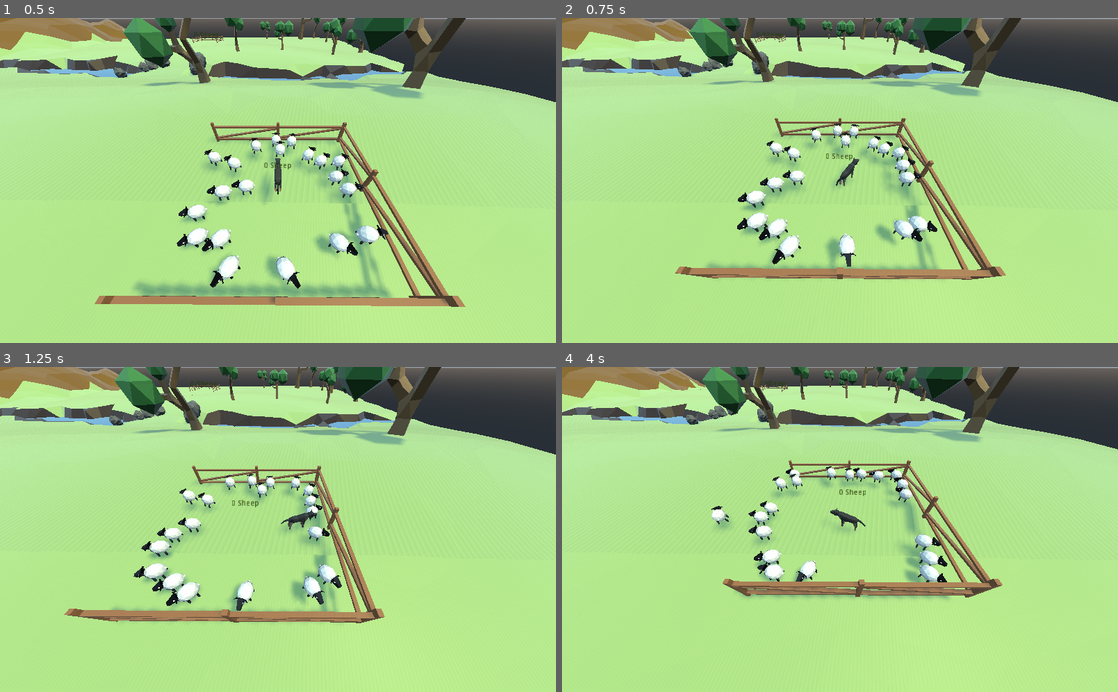
Above: before the commit, frames 1-4 (two rows, left to right).
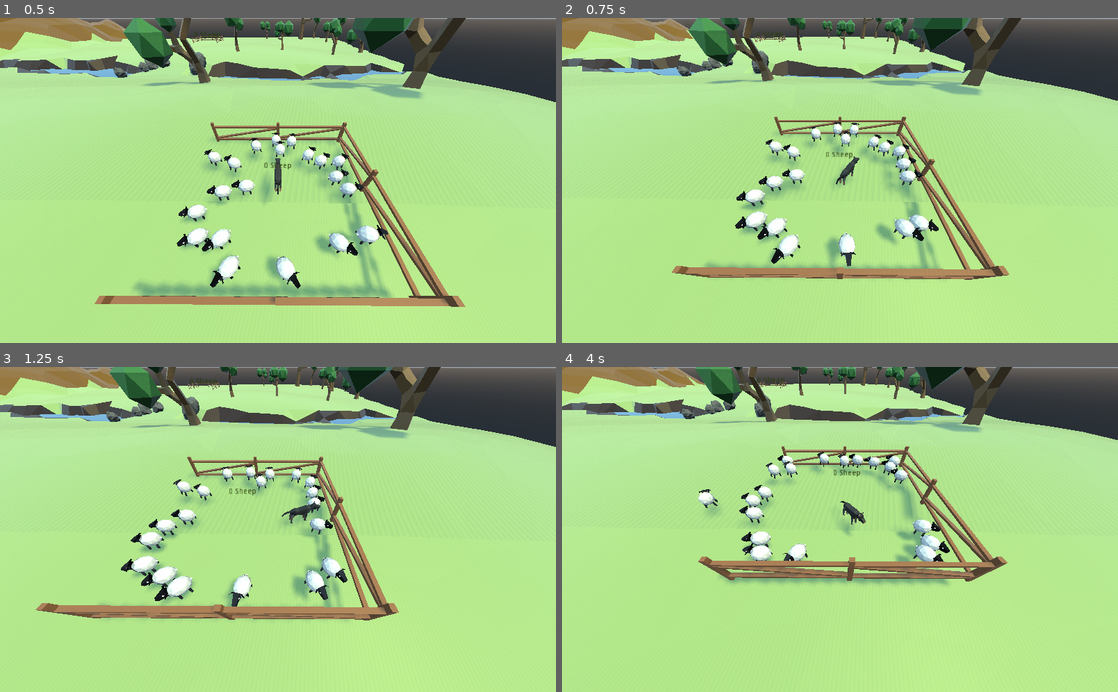
Above: after the commit, the same moments.

Repository: panic-fennecs/ideal-garbanzo
Game: Godot game, scene res://Main.tscn
The game is run twice, just before and just after one commit, with the same random seed, the same clock (stepped at 60 frames per second) and the same inputs. Sound files missing from this copy of the repository are replaced by a short silence.
Inputs (mouse positions are in pixels of both pictures, inside the frame that each line leads up to):
- Up to frame 1 (0.5 s): no input
- Up to frame 2 (0.75 s): tap Enter at 0.5 s; move the mouse to (962, 164) at 0.52 s; click (962, 164) at 0.67 s
- Up to frame 3 (1.25 s): no input
- Up to frame 4 (4 s): drag from (728, 545) to (812, 594) at 1.27 s; move the mouse to (895, 458) at 2.02 s; click (895, 458) at 2.17 s; drag from (812, 594) to (673, 480) at 2.77 s; move the mouse to (1006, 578) at 3.52 s; click (1006, 578) at 3.67 s

Frame 1 is identical in both runs. In frame 2, 5.1% of the frame differs, in the area x 0-100%, y 0-81%; in frame 3, 15%; in frame 4, 18%, in the area x 0-100%, y 0-72%.

Commit message:
fix Camera y offset

Diff:
--- a/Camera.gd
+++ b/Camera.gd
@@ -1,9 +1,10 @@
 extends Camera
 
+const HEIGHT_OFFSET = 15
 var angle_offset: float = 15.0
 var camera_move_speed: float = 3.0
 
 func _physics_process(delta: float) -> void:
 	var dog_pos = $"/root/Main/Dog".transform.origin
-	var target_pos = Vector3(dog_pos.x, transform.origin.y, dog_pos.z + angle_offset)
+	var target_pos = Vector3(dog_pos.x, dog_pos.y + HEIGHT_OFFSET, dog_pos.z + angle_offset)
 	transform.origin = transform.origin + (target_pos - transform.origin) * delta * camera_move_speed
